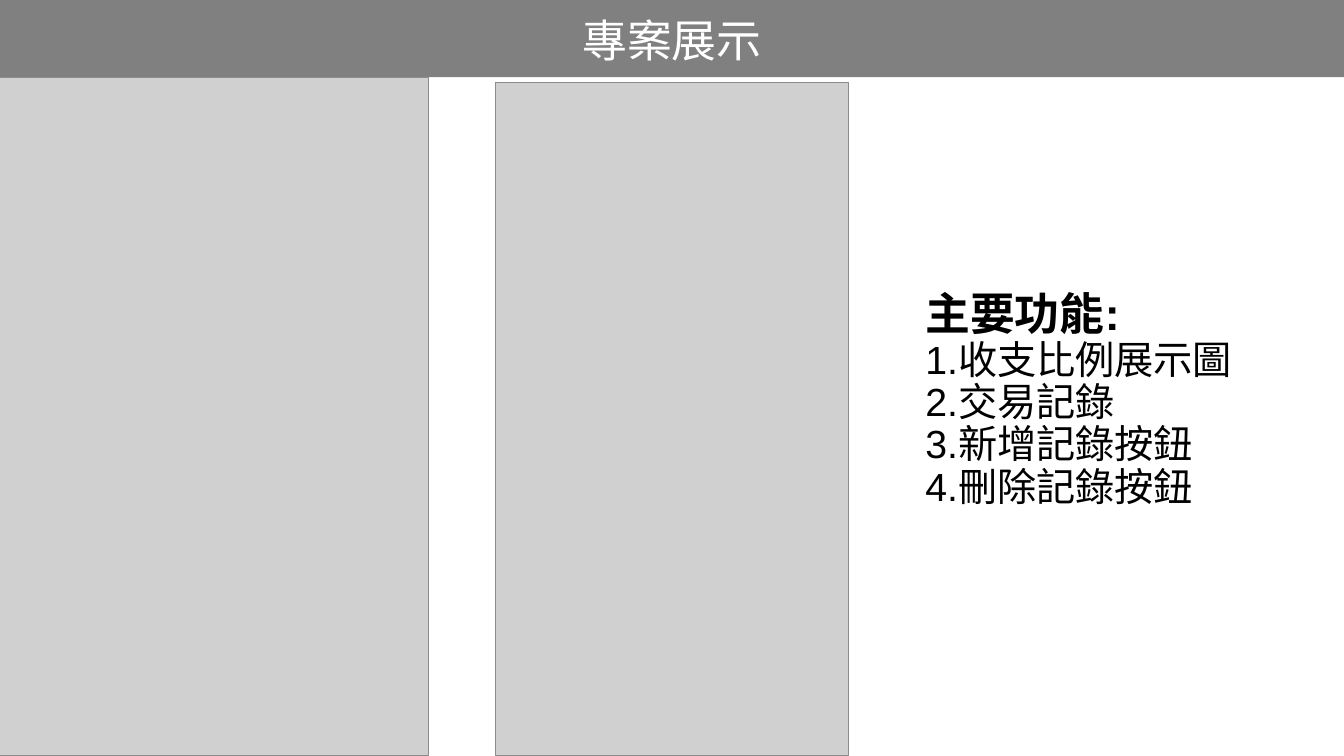
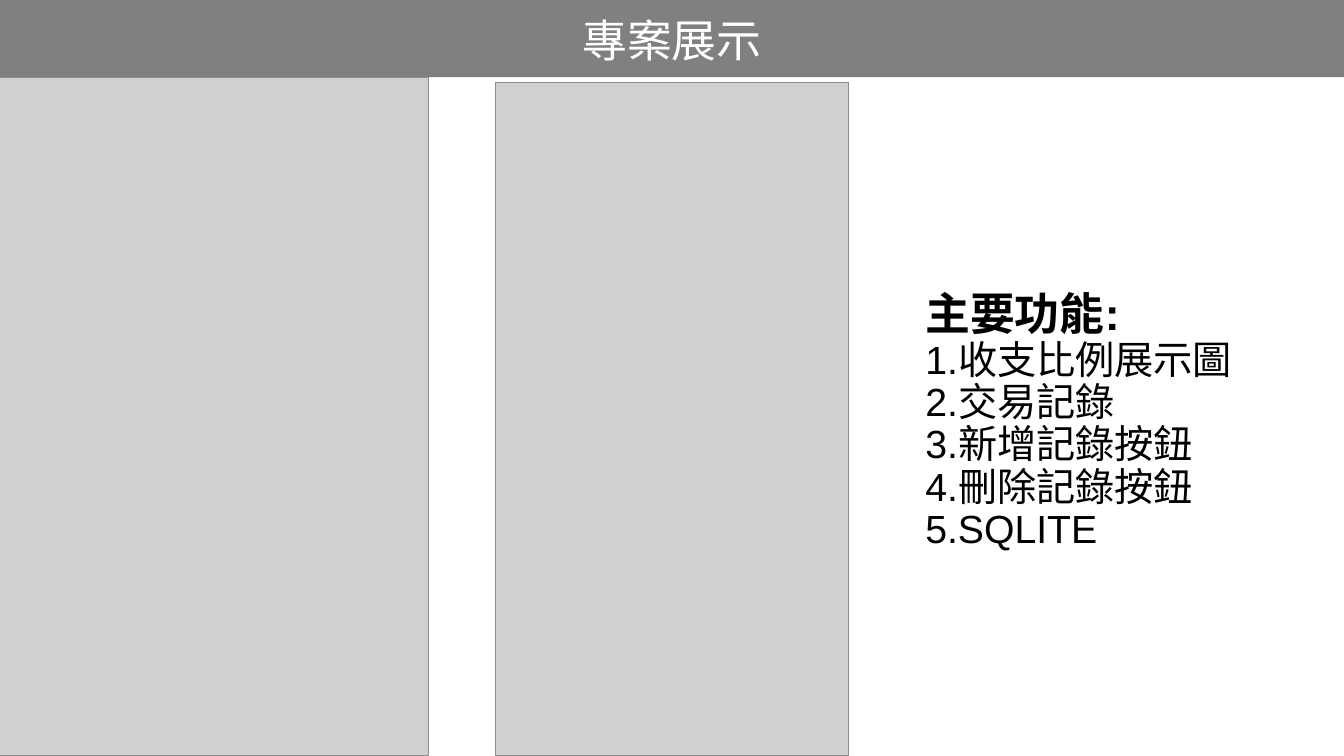
Before and after one commit to tdbbbfps/Endterm, a slide deck: slide 2 of C111118121柳健棠_IOS期末專案簡報.pptx. Drawn at 1344x756 pixels with LibreOffice and Linux fonts; fonts in the diff are those of the drawing; grey boxes stand for pictures. Boxes give left, top, right and bottom in pixels: in the first picture for what was removed or moved away, otherwise in the second. Text is boxed around its words. In the diff, an @@ line names an element or a change of style, - is before the commit and + after.

```diff
--- a/C111118121柳健棠_IOS期末專案簡報.pptx
+++ b/C111118121柳健棠_IOS期末專案簡報.pptx
@@ text at bbox=[925, 515, 1097, 551]: paragraph added @@
+5.SQLITE
```
Also in this commit, not shown: 1 slide added, 1 other file.
